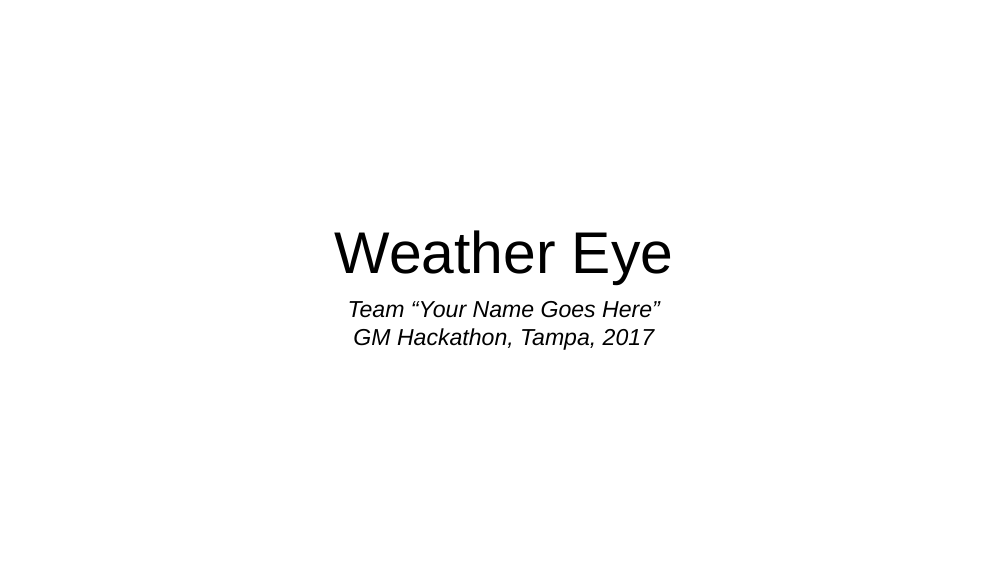
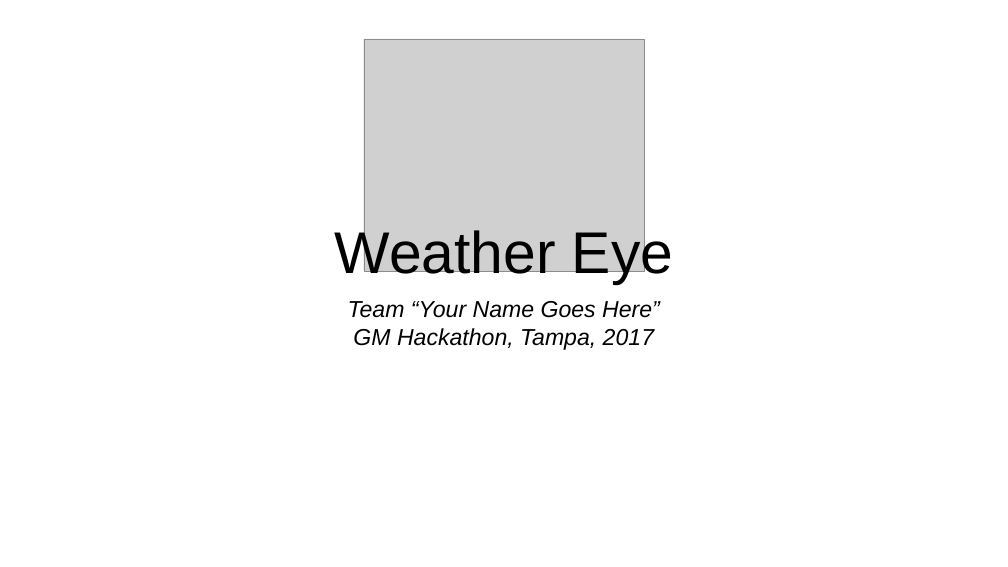
Before and after one commit to sciprojguy/WeatherEye, a slide deck: slide 1 of weatherEye.pptx. Drawn at 1008x567 pixels with LibreOffice and Linux fonts; fonts in the diff are those of the drawing; grey boxes stand for pictures. Boxes give left, top, right and bottom in pixels: in the first picture for what was removed or moved away, otherwise in the second. Text is boxed around its words. In the diff, an @@ line names an element or a change of style, - is before the commit and + after.

Commit message:
updated presentations.

```diff
--- a/weatherEye.pptx
+++ b/weatherEye.pptx
@@ picture added at (364,39,644,271) @@
@@ title "Weather Eye" rewrapped from (335,230,673,284) to (335,226,673,284) @@
```
Also in this commit, not shown: 2 other files.
